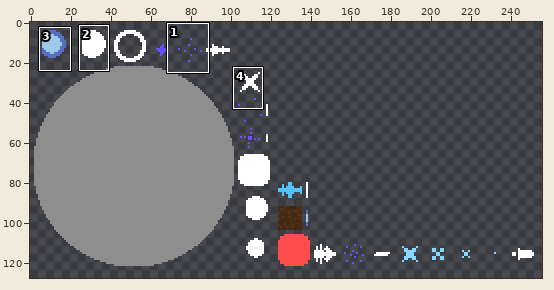
A sprite sheet gets an edit: core/assets/sprites/duel.png. Above: a wide view before the commit, with the close-up outlined.
Close-up. Earlier state:
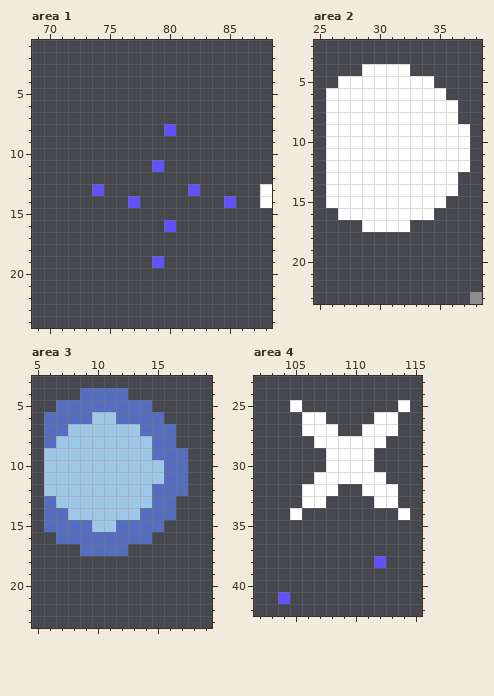
The file is 256x128 pixels. Colours within 5 levels of each other are drawn and written as one. Shown: area 1: x 69..88, y 1..24; area 2: x 25..38, y 2..23; area 3: x 5..19, y 3..23; area 4: x 102..115, y 23..42. The commit also changed other parts of the picture, which this record leaves out.
After the commit:
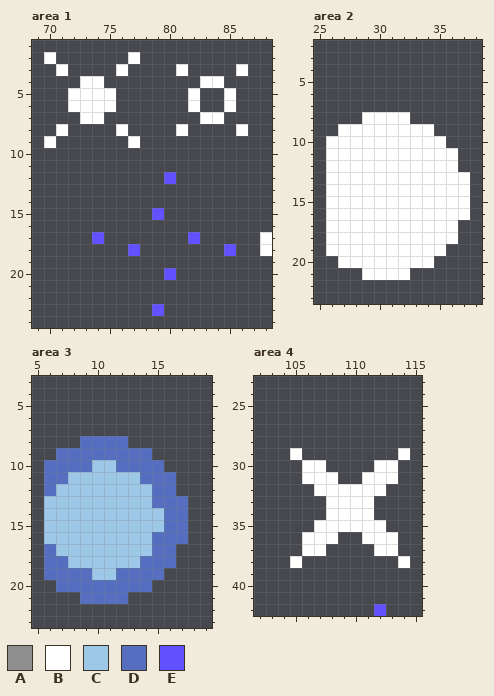
Palette (. is transparent): A #8e8e8e  B #ffffff  C #9ec8e8  D #556ebf  E #6151ff
Changes in this commit:
--- area 1
@@ x 69..88 @@
  1 ....................
- 2 ....................
- 3 ....................
- 4 ....................
- 5 ....................
- 6 ....................
- 7 ....................
- 8 ...........E........
- 9 ....................
+ 2 .B......B...........
+ 3 ..B....B....B....B..
+ 4 ....BB........BB....
+ 5 ...BBBB......B..B...
+ 6 ...BBBB......B..B...
+ 7 ....BB........BB....
+ 8 ..B....B....B....B..
+ 9 .B......B...........
 10 ....................
-11 ..........E.........
-12 ....................
-13 .....E.......E.....B
-14 ........E.......E..B
-15 ....................
-16 ...........E........
-17 ....................
-18 ....................
-19 ..........E.........
-20 ....................
+11 ....................
+12 ...........E........
+13 ....................
+14 ....................
+15 ..........E.........
+16 ....................
+17 .....E.......E.....B
+18 ........E.......E..B
+19 ....................
+20 ...........E........
 21 ....................
 22 ....................
-23 ....................
+23 ..........E.........
 24 ....................
--- area 2
@@ x 25..38 @@
  3 ..............
- 4 ....BBBB......
- 5 ..BBBBBBBB....
- 6 .BBBBBBBBBB...
- 7 .BBBBBBBBBBB..
- 8 .BBBBBBBBBBB..
- 9 .BBBBBBBBBBBB.
-10 .BBBBBBBBBBBB.
-11 .BBBBBBBBBBBB.
-12 .BBBBBBBBBBBB.
-13 .BBBBBBBBBBB..
-14 .BBBBBBBBBBB..
-15 .BBBBBBBBBB...
-16 ..BBBBBBBB....
-17 ....BBBB......
-18 ..............
-19 ..............
-20 ..............
-21 ..............
+ 4 ..............
+ 5 ..............
+ 6 ..............
+ 7 ..............
+ 8 ....BBBB......
+ 9 ..BBBBBBBB....
+10 .BBBBBBBBBB...
+11 .BBBBBBBBBBB..
+12 .BBBBBBBBBBB..
+13 .BBBBBBBBBBBB.
+14 .BBBBBBBBBBBB.
+15 .BBBBBBBBBBBB.
+16 .BBBBBBBBBBBB.
+17 .BBBBBBBBBBB..
+18 .BBBBBBBBBBB..
+19 .BBBBBBBBBB...
+20 ..BBBBBBBB....
+21 ....BBBB......
 22 ..............
-23 .............A
+23 ..............
--- area 3
@@ x 5..19 @@
  3 ...............
- 4 ....DDDD.......
- 5 ..DDDDDDDD.....
- 6 .DDDDCCDDDD....
- 7 .DDCCCCCCDDD...
- 8 .DCCCCCCCCDD...
- 9 .CCCCCCCCCDDD..
-10 .CCCCCCCCCCDD..
-11 .CCCCCCCCCCDD..
-12 .CCCCCCCCCDDD..
-13 .DCCCCCCCCDD...
-14 .DDCCCCCCDDD...
-15 .DDDDCCDDDD....
-16 ..DDDDDDDD.....
-17 ....DDDD.......
-18 ...............
-19 ...............
-20 ...............
-21 ...............
+ 4 ...............
+ 5 ...............
+ 6 ...............
+ 7 ...............
+ 8 ....DDDD.......
+ 9 ..DDDDDDDD.....
+10 .DDDDCCDDDD....
+11 .DDCCCCCCDDD...
+12 .DCCCCCCCCDD...
+13 .CCCCCCCCCDDD..
+14 .CCCCCCCCCCDD..
+15 .CCCCCCCCCCDD..
+16 .CCCCCCCCCDDD..
+17 .DCCCCCCCCDD...
+18 .DDCCCCCCDDD...
+19 .DDDDCCDDDD....
+20 ..DDDDDDDD.....
+21 ....DDDD.......
 22 ...............
--- area 4
@@ x 102..115 @@
 24 ..............
-25 ...B........B.
-26 ....BB....BB..
-27 ....BBB..BBB..
-28 .....BBBBBB...
-29 ......BBBB....
-30 ......BBBB....
-31 .....BBBBBB...
-32 ....BBB..BBB..
-33 ....BB....BB..
-34 ...B........B.
-35 ..............
-36 ..............
-37 ..............
-38 ..........E...
+25 ..............
+26 ..............
+27 ..............
+28 ..............
+29 ...B........B.
+30 ....BB....BB..
+31 ....BBB..BBB..
+32 .....BBBBBB...
+33 ......BBBB....
+34 ......BBBB....
+35 .....BBBBBB...
+36 ....BBB..BBB..
+37 ....BB....BB..
+38 ...B........B.
 39 ..............
 40 ..............
-41 ..E...........
-42 ..............
+41 ..............
+42 ..........E...
Boxes around the changes in both close-ups, in picture pixels (x1, y1, x2, y2):
changed: (44, 52, 272, 316)
changed: (326, 64, 482, 304)
changed: (44, 388, 188, 604)
changed: (278, 400, 410, 616)
